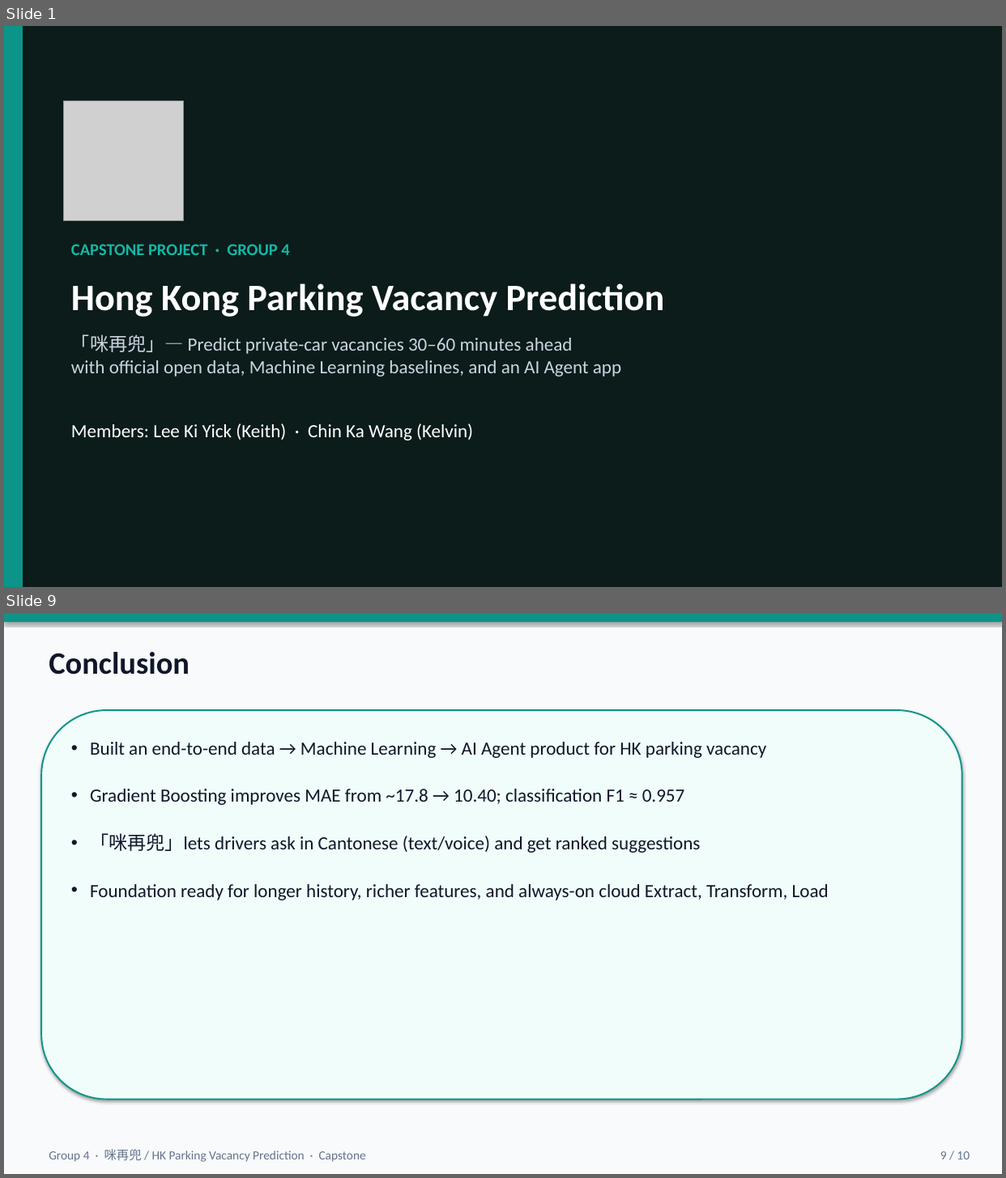
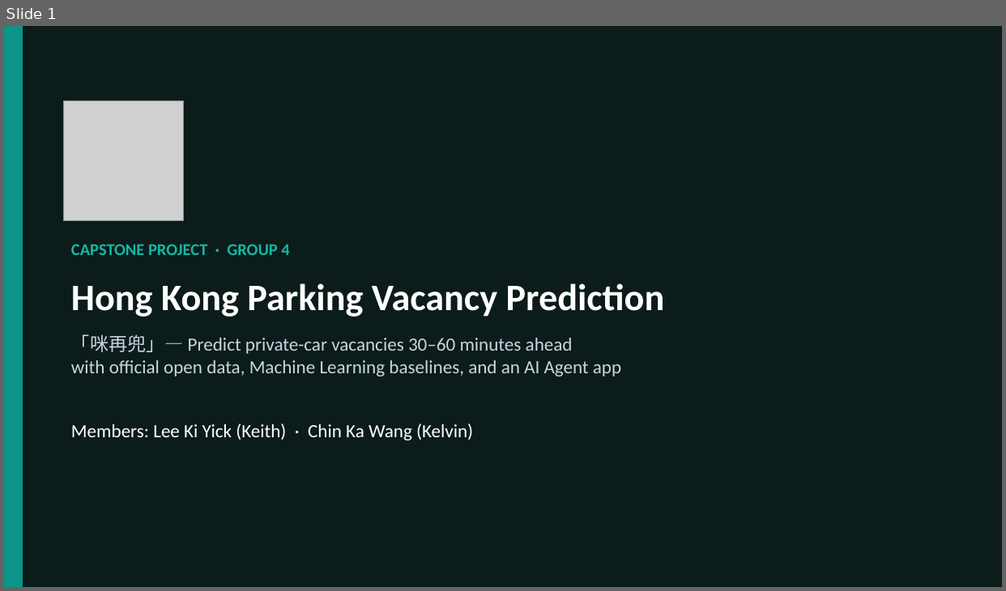
Before and after one commit to keithlky1992/hk-parking-vacancy-prediction, a slide deck: presentation/Group4_HK_Parking_Vacancy_Prediction.pptx. Shown one above the other, each under a label of ours: slides 1 and 9 before the commit, slide 1 after it; the slides between them are not shown. The pictures are 1006x1178 and 1006x591 pixels, drawn with LibreOffice and Linux fonts; fonts in the diff are those of the drawing; grey boxes stand for pictures. Boxes give left, top, right and bottom in pixels: in the first picture for what was removed or moved away, otherwise in the second. Text is boxed around its words. In the diff, an @@ line names an element or a change of style, - is before the commit and + after.

```diff
--- a/presentation/Group4_HK_Parking_Vacancy_Prediction.pptx
+++ b/presentation/Group4_HK_Parking_Vacancy_Prediction.pptx
@@ slide 9 removed at bbox=[4, 613, 1002, 1174], background #FFFFFF @@
@@ rectangle removed at bbox=[4, 613, 1002, 1174] @@
@@ rectangle removed at bbox=[4, 613, 1002, 622] @@
@@ text removed at bbox=[49, 652, 189, 675] @@
-Conclusion
@@ rounded rectangle removed at bbox=[41, 710, 962, 1100] @@
@@ text removed at bbox=[90, 742, 829, 901] @@
-• Built an end-to-end data → Machine Learning → AI Agent product for HK parking vacancy
-• Gradient Boosting improves MAE from ~17.8 → 10.40; classification F1 ≈ 0.957
-• 「咪再兜」lets drivers ask in Cantonese (text/voice) and get ranked suggestions
-• Foundation ready for longer history, richer features, and always-on cloud Extract, Transform, Load
@@ text removed at bbox=[49, 1149, 366, 1162] @@
-Group 4 · 咪再兜 / HK Parking Vacancy Prediction · Capstone
@@ text removed at bbox=[940, 1152, 970, 1160] @@
-9 / 10
```
Also in this commit, not shown: 7 slides changed, 1 other slide removed, 5 other files.
